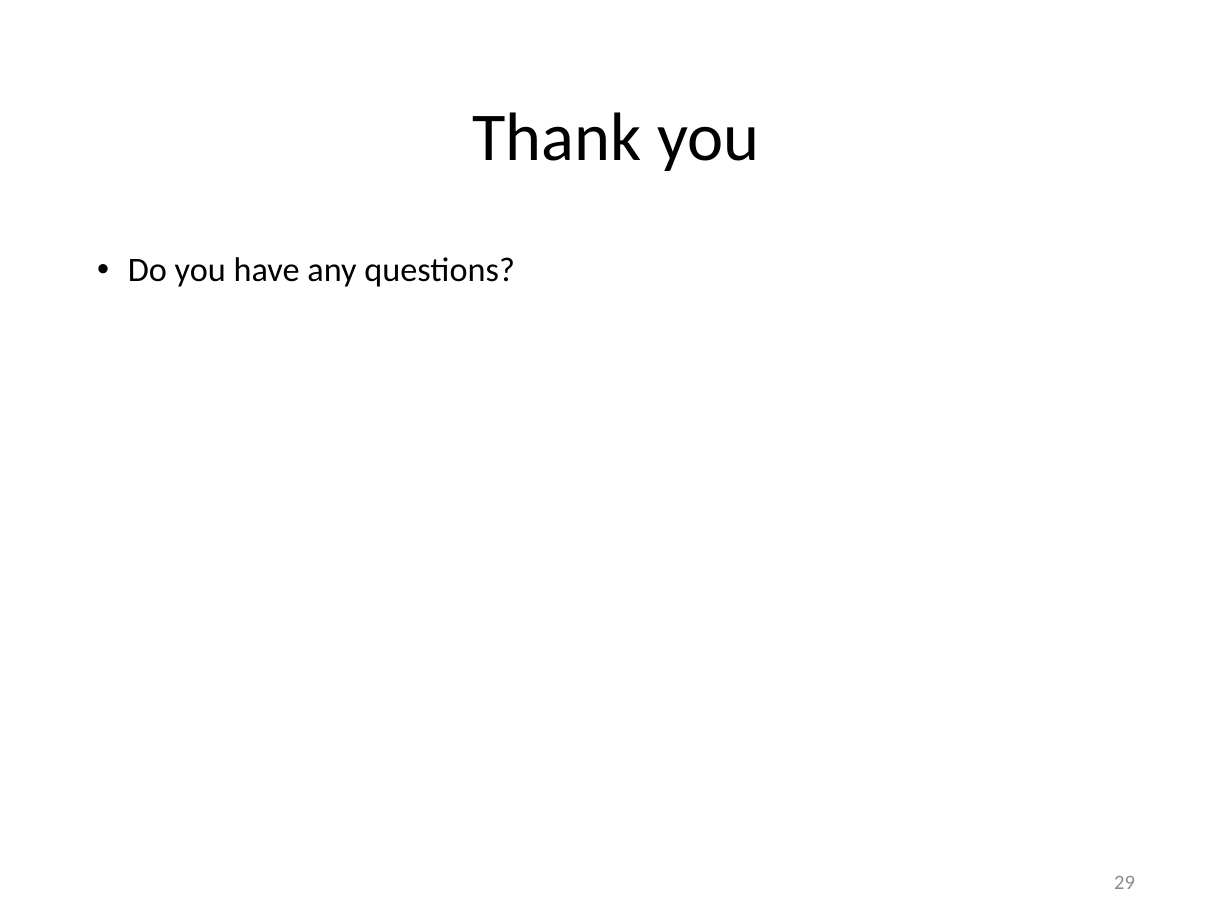
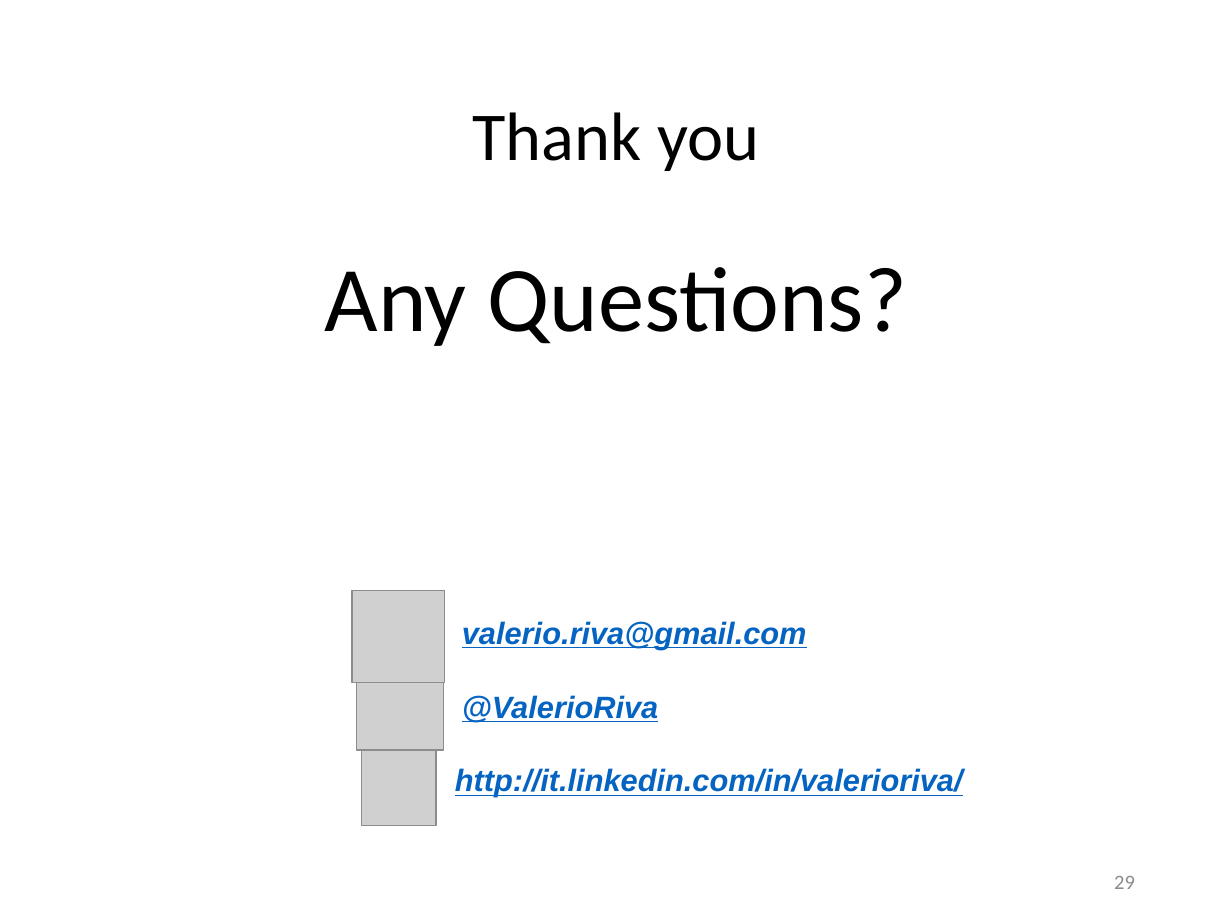
Before and after one commit to Lotti/codemotion2014, a slide deck: slide 29 of codemotion.pptx. Drawn at 1232x924 pixels with LibreOffice and Linux fonts; fonts in the diff are those of the drawing; grey boxes stand for pictures; background and template pictures are left out. Boxes give left, top, right and bottom in pixels: in the first picture for what was removed or moved away, otherwise in the second. Text is boxed around its words. In the diff, an @@ line names an element or a change of style, - is before the commit and + after.

```diff
--- a/codemotion.pptx
+++ b/codemotion.pptx
@@ text at [325,267,907,346]: text changed; size 20 to 54 pt @@
-• Do you have any questions?
+Any Questions?
@@ picture added at [352,590,445,683] @@
@@ text added at [455,621,963,797], 18 pt, text #0563C1, bold, italic, underline @@
+valerio.riva@gmail.com
+@ValerioRiva
+http://it.linkedin.com/in/valerioriva/
@@ picture added at [357,663,444,749] @@
@@ picture added at [361,750,436,825] @@
```
Also in this commit, not shown: 7 other slides changed, 9 other files.
